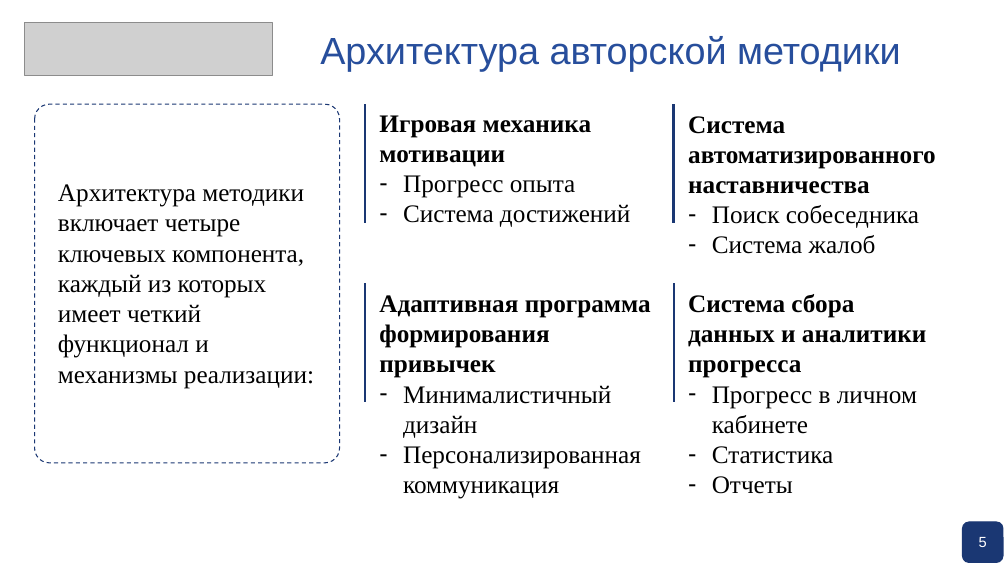
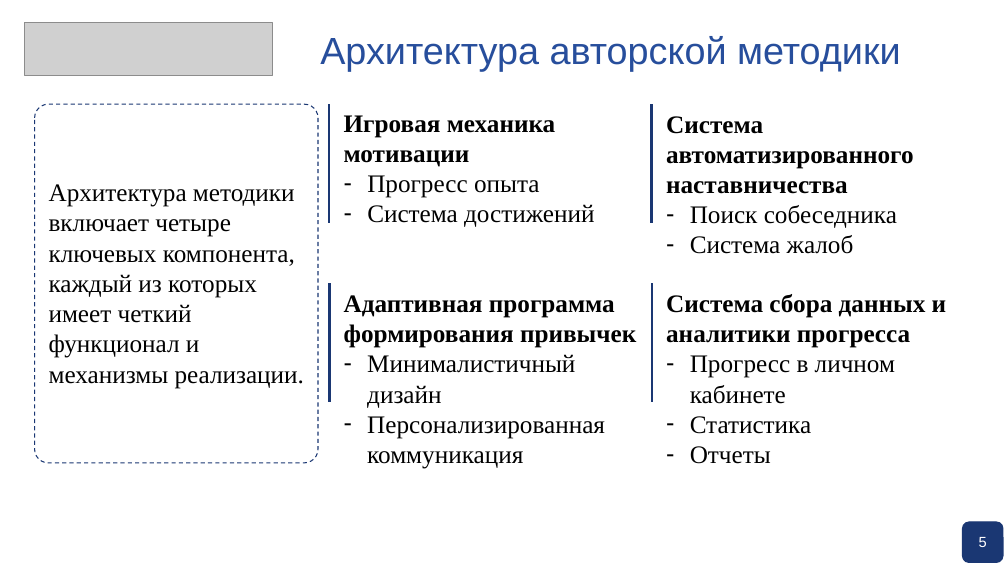
Before and after one commit to pagamov/pagamov_bot, a slide deck: slide 5 of docs/Презентация Гамов.pptx. Drawn at 1008x567 pixels with LibreOffice and Linux fonts; fonts in the diff are those of the drawing; grey boxes stand for pictures; background and template pictures are left out. Boxes give left, top, right and bottom in pixels: in the first picture for what was removed or moved away, otherwise in the second. Text is boxed around its words. In the diff, an @@ line names an element or a change of style, - is before the commit and + after.

```diff
--- a/docs/Презентация Гамов.pptx
+++ b/docs/Презентация Гамов.pptx
@@ rounded rectangle: place and size @@
-rounded rectangle at (35,104,340,463)
+rounded rectangle at (35,104,318,463)
@@ 2 lines, 1 text: place and size @@
-2 lines, 1 text at (365,104,630,402)
+2 lines, 1 text at (329,104,594,402)
@@ text at (49,184,304,389): text changed @@
-Архитектура методики включает четыре ключевых компонента, каждый из которых имеет четкий функционал и механизмы реализации:
+Архитектура методики включает четыре ключевых компонента, каждый из которых имеет четкий функционал и механизмы реализации.
@@ text "Адаптивная программа формирования привычек" rewrapped from (379,295,651,499) to (344,295,636,469) @@
@@ 2 lines, 1 text: place and size @@
-2 lines, 1 text at (674,104,935,402)
+2 lines, 1 text at (652,104,913,402)
@@ text "Система сбора данных и аналитики ..." rewrapped from (688,294,927,494) to (666,294,947,464) @@
```
Also in this commit, not shown: 12 other slides changed, 4 slides removed, 1 other file.
